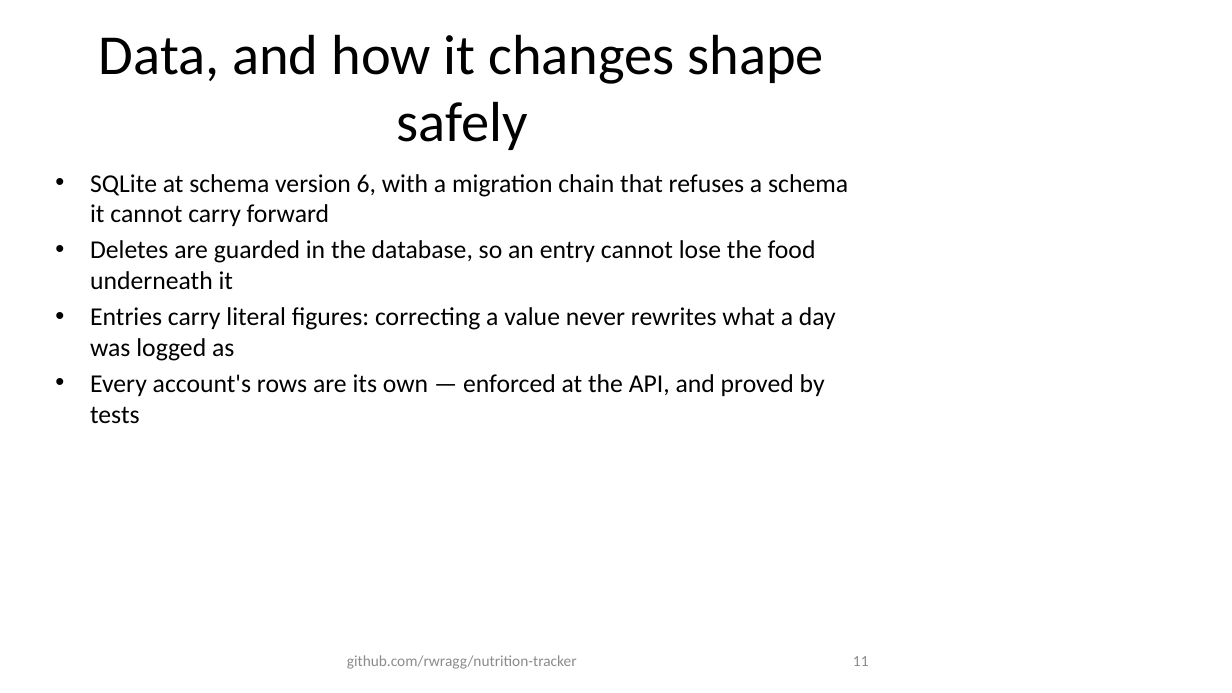
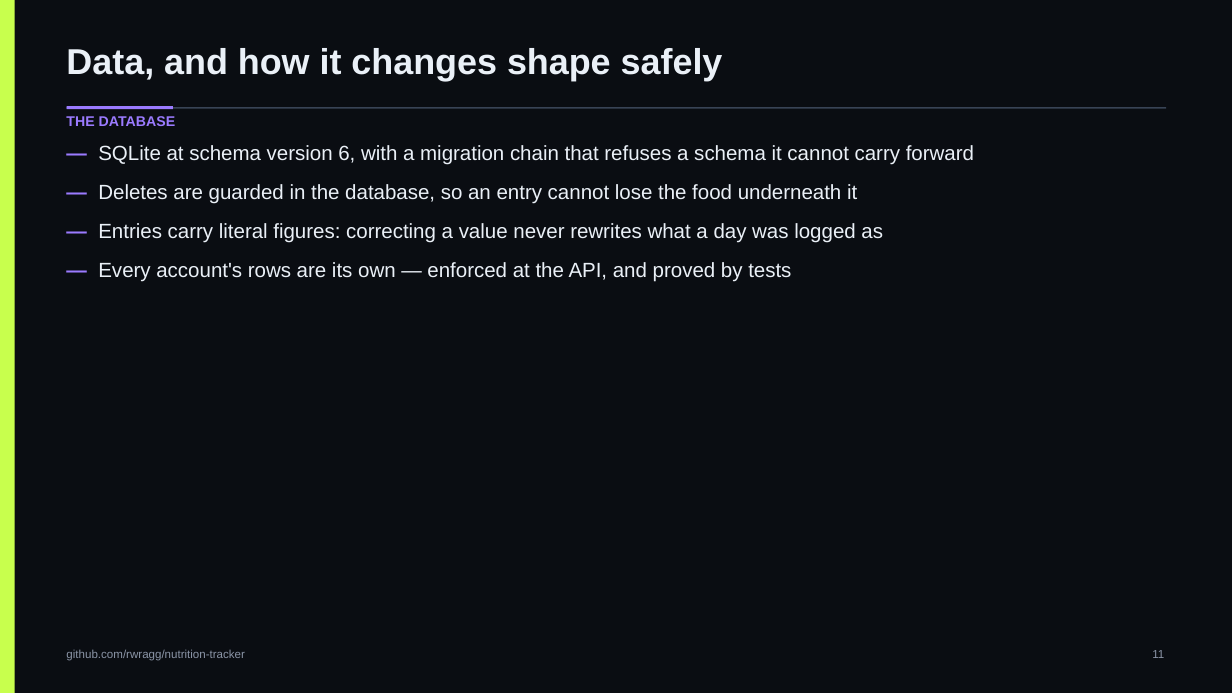
Before and after one commit to rwragg/nutrition-tracker, a slide deck: slide 11 of docs/deck/Nutrition-Tracker-Deck.pptx. Drawn at 1232x693 pixels with LibreOffice and Linux fonts; fonts in the diff are those of the drawing. Boxes give left, top, right and bottom in pixels: in the first picture for what was removed or moved away, otherwise in the second. Text is boxed around its words. In the diff, an @@ line names an element or a change of style, - is before the commit and + after.

Commit message:
deck: rebuild on the app's own colours and one 16:9 grid
Replaces the default-layout build with docs/deck/build_deck.py, which reads --ink, --volt, --cyan,
--violet, --ember, --text and --hairline out of frontend/app/globals.css and lays every page out on
the same geometry: title band, rule, content frame, caption band, footer and slide number in the
same place on all 15 pages, one fixed frame for every screenshot, and a spine down the left edge.

Fixes what the renders caught: bullets running off the bottom of the body area, shape text losing
its colour after the first paragraph, box lines centred inconsistently, and screenshots with no
visible edge against a dark slide. build_deck.py now refuses shapes that fall outside the page, so
that class of defect fails the build instead of the review.

deck.json is gone — the builder is the single source of truth.

```diff
--- a/docs/deck/Nutrition-Tracker-Deck.pptx
+++ b/docs/deck/Nutrition-Tracker-Deck.pptx
@@ background #FFFFFF to #0A0D12 @@
@@ rectangle added at (x1=0, y1=0, x2=15, y2=693), fill #C8FF4D @@
@@ text "Data, and how it changes ..." moved from (x1=99, y1=34, x2=824, y2=150) to (x1=66, y1=48, x2=723, y2=81) @@
@@ text "Data, and how it changes ..." at (x1=66, y1=48, x2=723, y2=81): size 44 to 28 pt, font Calibri to Arial, text colour #000000 to #EAF0F7, bold on; alignment centre to left; vertical alignment middle to top @@
@@ text added at (x1=66, y1=116, x2=175, y2=126), 11 pt, text #9B7BFF, bold @@
+THE DATABASE
@@ rectangle added at (x1=67, y1=107, x2=1166, y2=109), fill #384355 @@
@@ rectangle added at (x1=67, y1=106, x2=173, y2=109), fill #9B7BFF @@
@@ text at (x1=98, y1=145, x2=974, y2=282): text changed; size 20 to 16 pt; font Calibri to Arial; text colour #000000 to #EAF0F7 @@
-• SQLite at schema version 6, with a migration chain that refuses a schema it cannot carry forward
-• Deletes are guarded in the database, so an entry cannot lose the food underneath it
-• Entries carry literal figures: correcting a value never rewrites what a day was logged as
-• Every account's rows are its own — enforced at the API, and proved by tests
+— SQLite at schema version 6, with a migration chain that refuses a schema it cannot carry forward
+— Deletes are guarded in the database, so an entry cannot lose the food underneath it
+— Entries carry literal figures: correcting a value never rewrites what a day was logged as
+— Every account's rows are its own — enforced at the API, and proved by tests
@@ text "github.com/rwragg/nutrition-tracker" moved from (x1=347, y1=655, x2=577, y2=669) to (x1=66, y1=649, x2=244, y2=661) @@
@@ text "github.com/rwragg/nutrition-tracker" at (x1=66, y1=649, x2=244, y2=661): size 12 to 9 pt, font Calibri to Arial, text colour #8C8C8C to #8B95A7; alignment centre to left; vertical alignment middle to top @@
@@ text "11" moved from (x1=853, y1=656, x2=869, y2=666) to (x1=1152, y1=650, x2=1164, y2=658) @@
@@ text "11" at (x1=1152, y1=650, x2=1164, y2=658): size 12 to 9 pt, font Calibri to Arial, text colour #8C8C8C to #8B95A7; vertical alignment middle to top @@
```
Also in this commit, not shown: 14 other slides changed, 4 other files.
